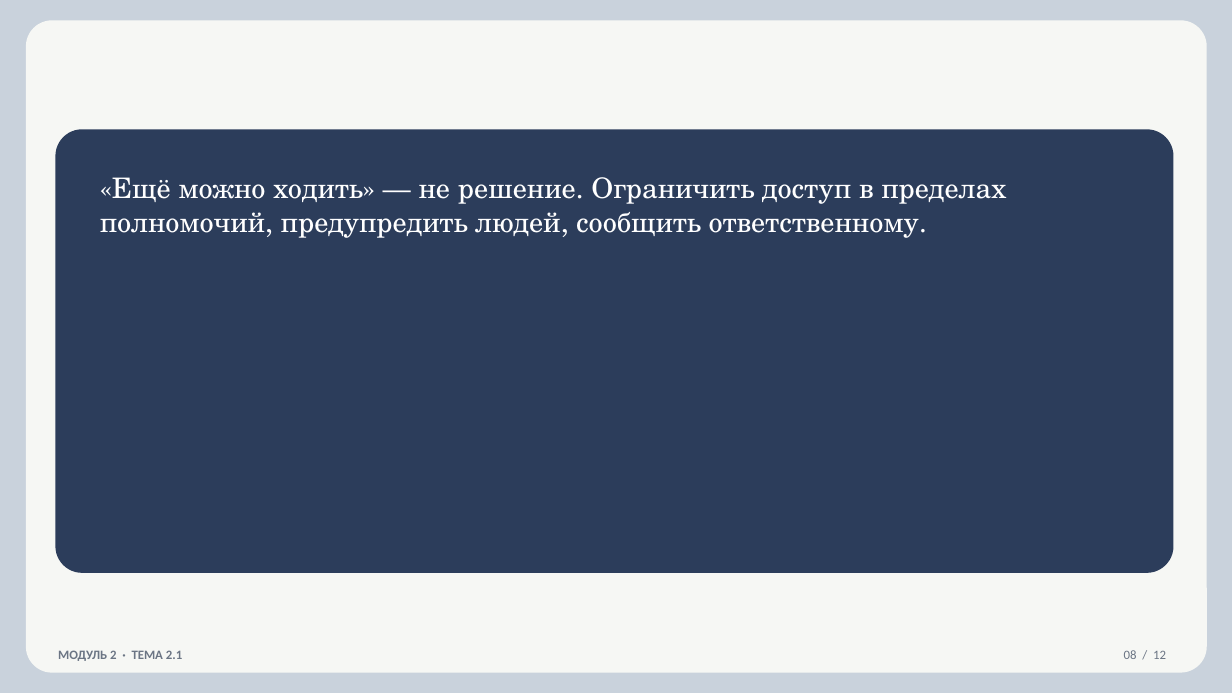
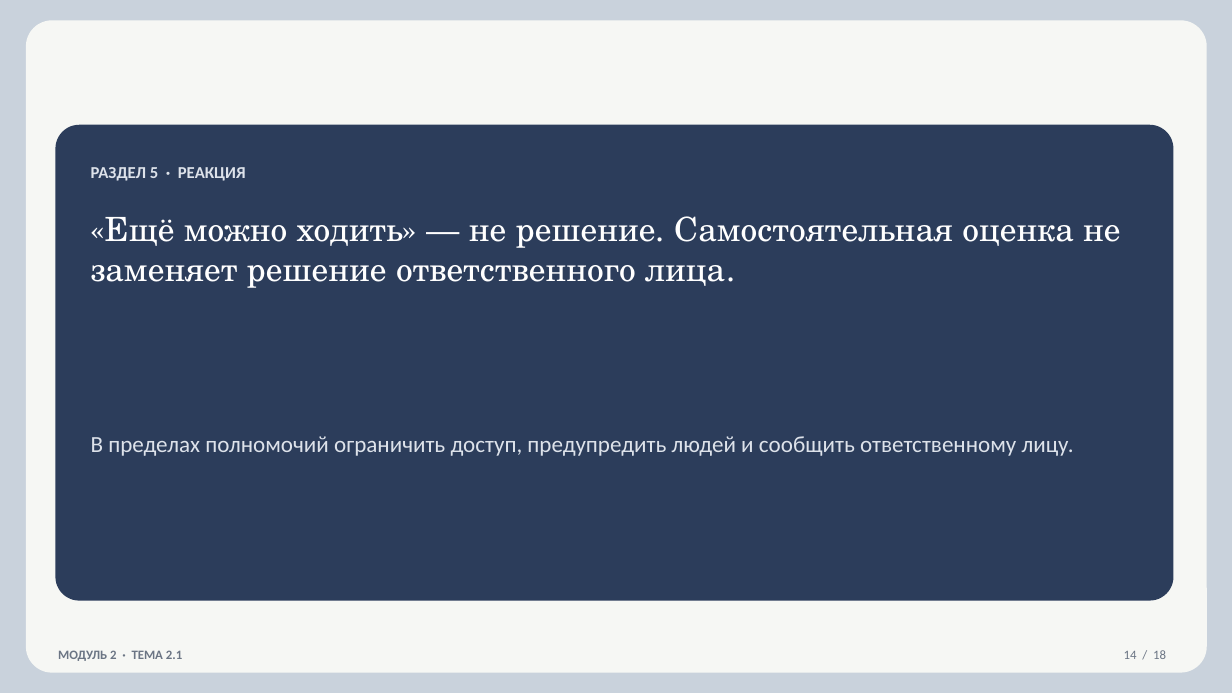
Before and after one commit to lysakalenushka-hash/-, a slide deck: slide 14 of 2.1_Здания_сооружения_площадки.pptx (slide 8 before the commit). Drawn at 1232x693 pixels with LibreOffice and Linux fonts; fonts in the diff are those of the drawing. Boxes give left, top, right and bottom in pixels: in the first picture for what was removed or moved away, otherwise in the second. Text is boxed around its words. In the diff, an @@ line names an element or a change of style, - is before the commit and + after.

```diff
--- a/2.1_Здания_сооружения_площадки.pptx
+++ b/2.1_Здания_сооружения_площадки.pptx
@@ rounded rectangle: place and size @@
-rounded rectangle at bbox=[55, 129, 1174, 573]
+rounded rectangle at bbox=[55, 125, 1174, 601]
@@ rounded rectangle at bbox=[55, 125, 1174, 601]: proportions changed @@
@@ text added at bbox=[91, 167, 246, 181], 13 pt, text #DDE2EA, bold @@
+РАЗДЕЛ 5 · РЕАКЦИЯ
@@ text at bbox=[91, 216, 1120, 288]: text changed; size 22 to 26 pt @@
-«Ещё можно ходить» — не решение. Ограничить доступ в пределах полномочий, предупредить людей, сообщить ответственному.
+«Ещё можно ходить» — не решение. Самостоятельная оценка не заменяет решение ответственного лица.
@@ text added at bbox=[91, 436, 1074, 456], 18 pt, text #DDE2EA @@
+В пределах полномочий ограничить доступ, предупредить людей и сообщить ответственному лицу.
@@ text at bbox=[1124, 650, 1166, 659]: text changed @@
-08 / 12
+14 / 18
```
Also in this commit, not shown: 4 other slides changed, 13 slides added, 7 slides removed, 11 other files.
